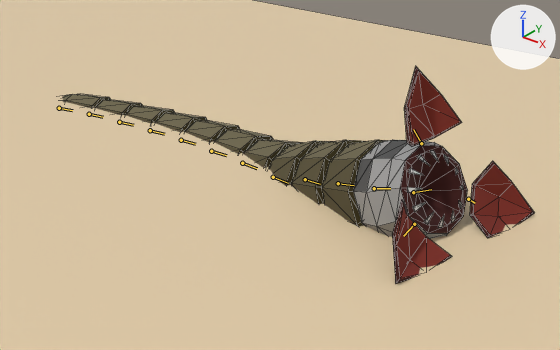
Before and after pictures for a commit that changed the Blender file art/models/units/sandworm.blend.
Both versions are drawn from a 50 mm lens placed at (10.5, -20.1, 12.3), pointed at (-6.0, 0.6, -0.5). The axes (+X, +Y, +Z) are drawn at upper right. The lights are the same throughout. The first picture is the older version. Both versions are drawn at the pose saved in each file; the numbers are the values there. The bones that bend it are drawn over the model as lines. Mesh edges are drawn as thin lines.

The first picture shows '_sand', 'body'.
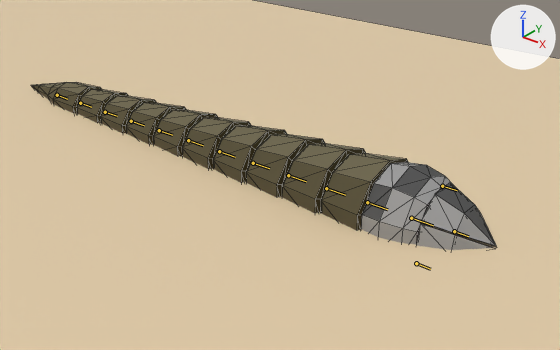
Boxes (x1, y1, x2, y2) around the edits, measured in the pictures (560 x 350 px):
'body', posed: before (62, 67, 534, 283); after (31, 82, 496, 250)
bone 'seg_0', root to tip: before (413, 192) to (431, 189); after (411, 218) to (433, 225)
bone 'petal_0', root to tip: before (421, 143) to (413, 129); after (442, 186) to (457, 190)
bone 'petal_1', root to tip: before (414, 224) to (403, 236); after (416, 263) to (430, 269)
bone 'petal_2', root to tip: before (468, 199) to (475, 203); after (454, 231) to (468, 236)
bone 'seg_1', root to tip: before (374, 188) to (390, 188); after (367, 202) to (387, 209)
bone 'seg_2', root to tip: before (338, 183) to (354, 185); after (326, 188) to (345, 195)
bone 'seg_3', root to tip: before (305, 179) to (320, 184); after (288, 175) to (306, 181)
bone 'seg_4', root to tip: before (273, 177) to (288, 183); after (253, 163) to (269, 168)
bone 'seg_5', root to tip: before (242, 163) to (257, 168); after (219, 151) to (235, 157)
bone 'seg_6', root to tip: before (211, 151) to (226, 155); after (188, 140) to (203, 145)
bone 'seg_7', root to tip: before (181, 140) to (195, 144); after (159, 130) to (172, 135)
bone 'seg_8', root to tip: before (150, 130) to (164, 134); after (131, 121) to (144, 125)
bone 'seg_9', root to tip: before (119, 122) to (133, 125); after (105, 112) to (117, 116)
bone 'seg_10', root to tip: before (89, 114) to (103, 117); after (80, 103) to (91, 107)
bone 'seg_11', root to tip: before (59, 108) to (72, 110); after (57, 95) to (67, 99)

The edits, one by one:
Bone 'seg_0' (bone_seg_0) moves from (0.0, 0.0, 0.94) to (0.0, 0.0, 0.0).
Bone 'seg_0' (bone_seg_0) turns from (29, 0, -12) to (0, 0, 0) degrees about its own x, y and z.
Bone 'petal_0' (bone_petal_0) turns from (109, 0, 0) to (0, 0, 0) degrees about its own x, y and z.
Bone 'petal_1' (bone_petal_1) turns from (-35, -35, -89) to (0, 0, 0) degrees about its own x, y and z.
Bone 'petal_2' (bone_petal_2) turns from (-35, 35, 89) to (0, 0, 0) degrees about its own x, y and z.
Bone 'seg_1' (bone_seg_1) moves from (-0.37, 0.0, 0.39) to (0.0, 0.0, 0.0).
Bone 'seg_1' (bone_seg_1) turns from (21, 0, -12) to (0, 0, 0) degrees about its own x, y and z.
Bone 'seg_2' (bone_seg_2) moves from (-0.71, 0.0, -0.07) to (0.0, 0.0, 0.0).
Bone 'seg_2' (bone_seg_2) turns from (14, 0, -10) to (0, 0, 0) degrees about its own x, y and z.
Bone 'seg_3' (bone_seg_3) moves from (-0.99, 0.0, -0.55) to (0.0, 0.0, 0.0).
Bone 'seg_3' (bone_seg_3) turns from (7, 0, -8) to (0, 0, 0) degrees about its own x, y and z.
Bone 'seg_4' (bone_seg_4) moves from (-1.2, 0.0, -1.04) to (0.0, 0.0, 0.0).
Bone 'seg_4' (bone_seg_4) turns from (0, 0, -5) to (0, 0, 0) degrees about its own x, y and z.
Bone 'seg_5' (bone_seg_5) moves from (-1.3, 0.0, -0.97) to (0.0, 0.0, 0.0).
Bone 'seg_5' (bone_seg_5) turns from (0, 0, -1) to (0, 0, 0) degrees about its own x, y and z.
Bone 'seg_6' (bone_seg_6) moves from (-1.31, 0.0, -0.9) to (0.0, 0.0, 0.0).
Bone 'seg_6' (bone_seg_6) turns from (0, 0, 2) to (0, 0, 0) degrees about its own x, y and z.
Bone 'seg_7' (bone_seg_7) moves from (-1.21, 0.0, -0.84) to (0.0, 0.0, 0.0).
Bone 'seg_7' (bone_seg_7) turns from (0, 0, 6) to (0, 0, 0) degrees about its own x, y and z.
Bone 'seg_8' (bone_seg_8) moves from (-1.01, 0.0, -0.77) to (0.0, 0.0, 0.0).
Bone 'seg_8' (bone_seg_8) turns from (0, 0, 8) to (0, 0, 0) degrees about its own x, y and z.
Bone 'seg_9' (bone_seg_9) moves from (-0.74, 0.0, -0.7) to (0.0, 0.0, 0.0).
Bone 'seg_9' (bone_seg_9) turns from (0, 0, 11) to (0, 0, 0) degrees about its own x, y and z.
Bone 'seg_10' (bone_seg_10) moves from (-0.4, 0.0, -0.64) to (0.0, 0.0, 0.0).
Bone 'seg_10' (bone_seg_10) turns from (0, 0, 12) to (0, 0, 0) degrees about its own x, y and z.
Bone 'seg_11' (bone_seg_11) moves from (-0.03, 0.0, -0.64) to (0.0, 0.0, 0.0).
Bone 'seg_11' (bone_seg_11) turns from (0, 0, 12) to (0, 0, 0) degrees about its own x, y and z.
